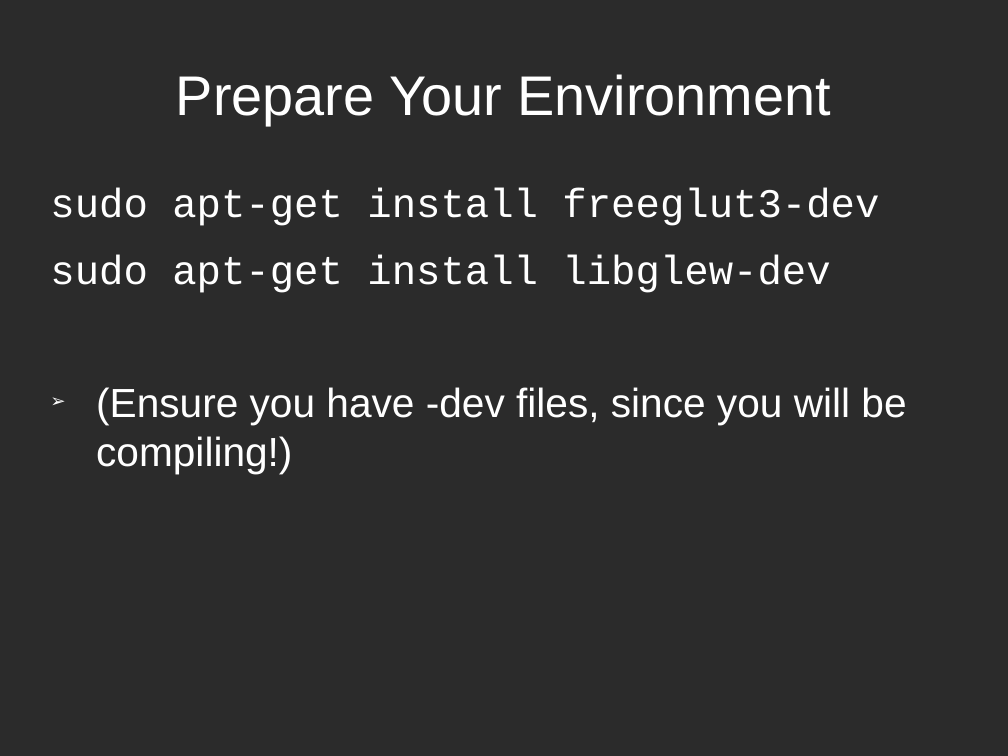
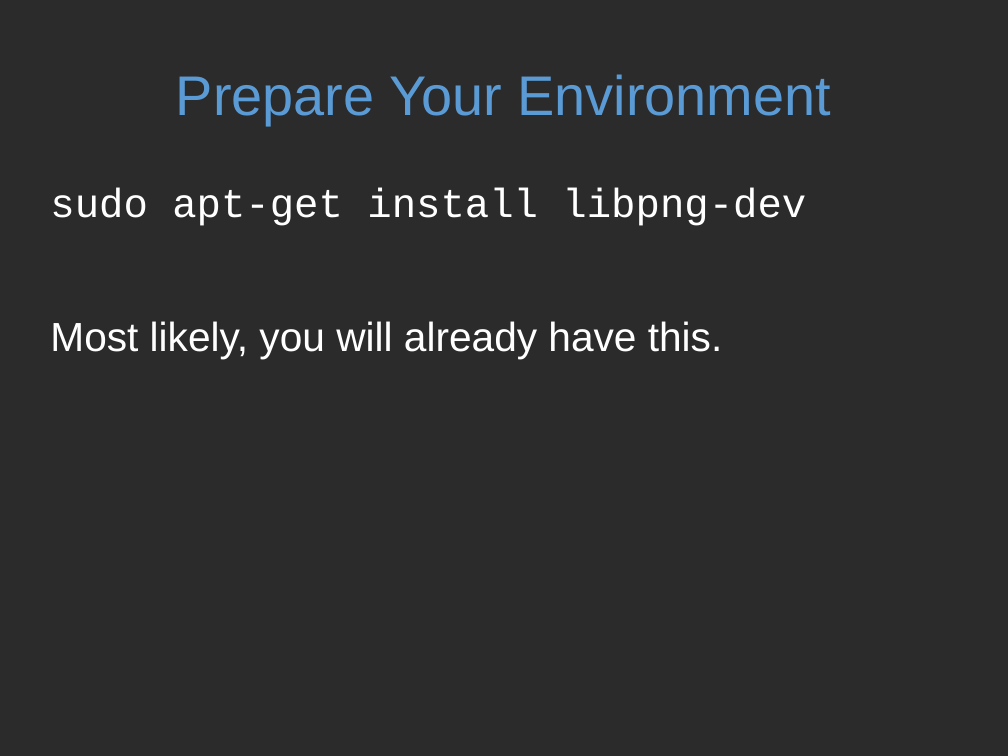
Before and after one commit to kokorohakai/OpenGL-Tutorial-2, a slide deck: slide 3 of Tutorial.odp. Drawn at 1008x756 pixels with LibreOffice and Linux fonts; fonts in the diff are those of the drawing; background and template pictures are left out; a plain dark background stands for a picture behind light text. Boxes give left, top, right and bottom in pixels: in the first picture for what was removed or moved away, otherwise in the second. Text is boxed around its words. In the diff, an @@ line names an element or a change of style, - is before the commit and + after.

```diff
--- a/Tutorial.odp
+++ b/Tutorial.odp
@@ title "Prepare Your Environment" at box(176, 74, 830, 125): text colour #FFFFFF to #5B9BD5 @@
@@ text at box(50, 188, 806, 358): text changed; font Courier New to Arial @@
-sudo apt-get install freeglut3-dev
-sudo apt-get install libglew-dev
-➢ (Ensure you have -dev files, since you will be compiling!)
+sudo apt-get install libpng-dev
+Most likely, you will already have this.
```
Also in this commit, not shown: 6 other slides changed, 13 slides added, 8 slides removed.
